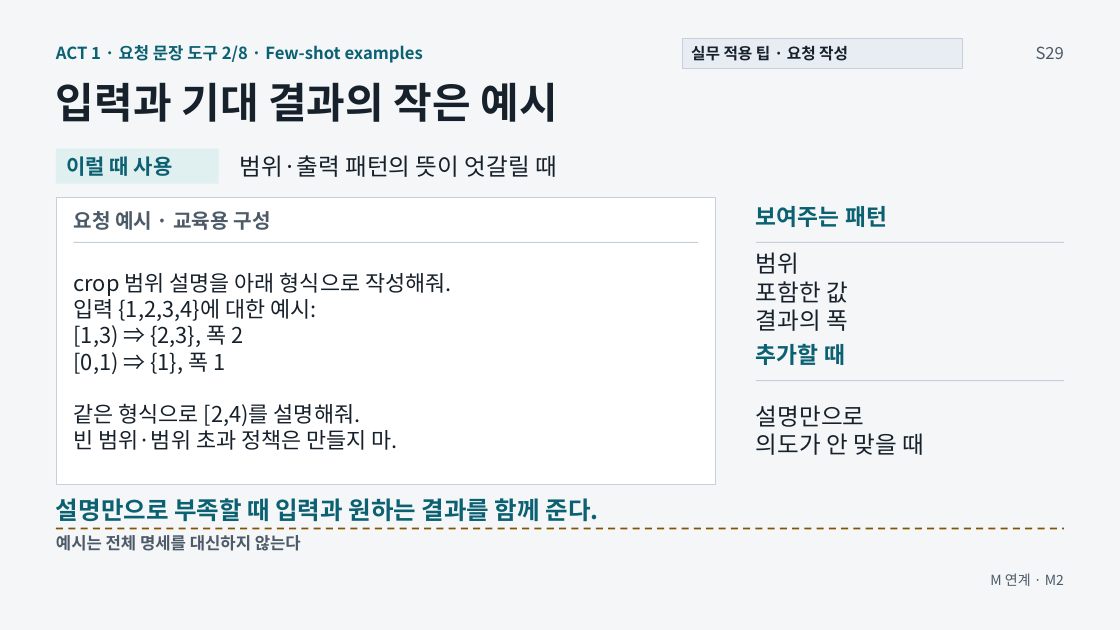
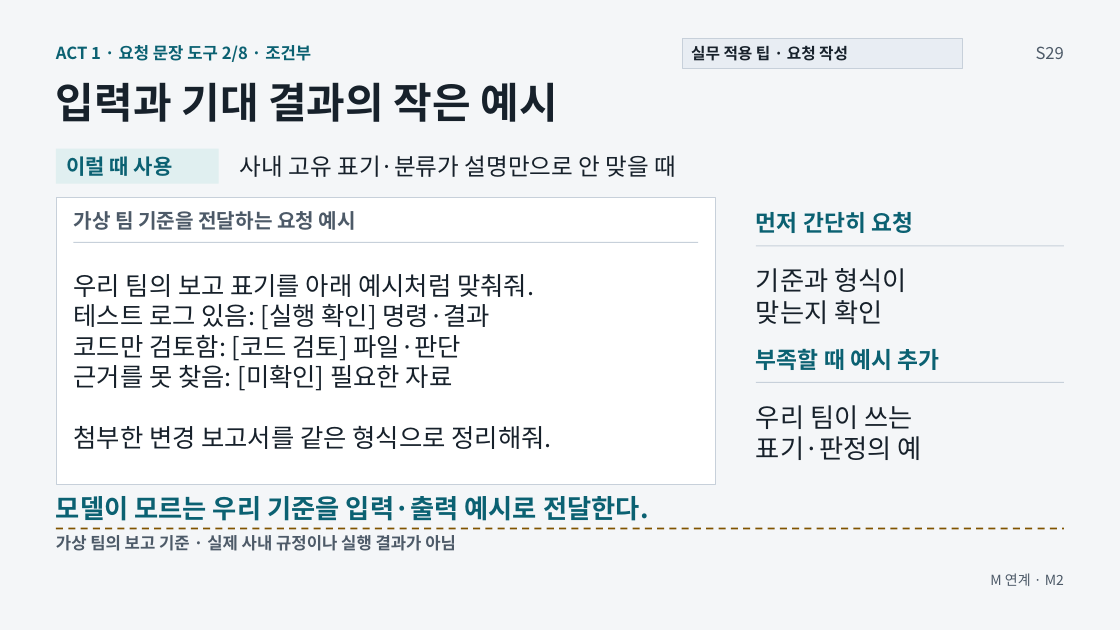
Before and after one commit to GideokKim/ai-dev-training, a slide deck: slide 15 of production/ACT_1.pptx. Drawn at 1120x630 pixels with LibreOffice and Linux fonts; fonts in the diff are those of the drawing. Boxes give left, top, right and bottom in pixels: in the first picture for what was removed or moved away, otherwise in the second. Text is boxed around its words. In the diff, an @@ line names an element or a change of style, - is before the commit and + after.

```diff
--- a/production/ACT_1.pptx
+++ b/production/ACT_1.pptx
@@ text at [56, 45, 311, 62]: text changed @@
-ACT 1 · 요청 문장 도구 2/8 · Few-shot examples
+ACT 1 · 요청 문장 도구 2/8 · 조건부
@@ text at [240, 155, 677, 177]: text changed @@
-범위·출력 패턴의 뜻이 엇갈릴 때
+사내 고유 표기·분류가 설명만으로 안 맞을 때
@@ text at [74, 211, 356, 230]: text changed @@
-요청 예시 · 교육용 구성
+가상 팀 기준을 전달하는 요청 예시
@@ text at [756, 212, 913, 233]: text changed @@
-보여주는 패턴
+먼저 간단히 요청
@@ line moved from (756, 243) - (1065, 243) to (756, 246) - (1065, 246) @@
@@ text at [756, 268, 907, 324]: text changed; size 20.2 to 22.5 pt @@
-범위
-포함한 값
-결과의 폭
+기준과 형식이
+맞는지 확인
@@ text at [74, 274, 551, 449]: text changed; size 18.8 to 21.8 pt @@
-crop 범위 설명을 아래 형식으로 작성해줘.
-입력 {1,2,3,4}에 대한 예시:
-[1,3) ⇒ {2,3}, 폭 2
-[0,1) ⇒ {1}, 폭 1
-같은 형식으로 [2,4)를 설명해줘.
-빈 범위·범위 초과 정책은 만들지 마.
+우리 팀의 보고 표기를 아래 예시처럼 맞춰줘.
+테스트 로그 있음: [실행 확인] 명령·결과
+코드만 검토함: [코드 검토] 파일·판단
+근거를 못 찾음: [미확인] 필요한 자료
+첨부한 변경 보고서를 같은 형식으로 정리해줘.
@@ text at [756, 348, 939, 370]: text changed @@
-추가할 때
+부족할 때 예시 추가
@@ text at [756, 405, 922, 460]: text changed; size 20.2 to 22.5 pt @@
-설명만으로
-의도가 안 맞을 때
+우리 팀이 쓰는
+표기·판정의 예
@@ text at [56, 496, 649, 521]: text changed; size 21 to 22.5 pt @@
-설명만으로 부족할 때 입력과 원하는 결과를 함께 준다.
+모델이 모르는 우리 기준을 입력·출력 예시로 전달한다.
@@ text at [56, 535, 456, 551]: text changed @@
-예시는 전체 명세를 대신하지 않는다
+가상 팀의 보고 기준 · 실제 사내 규정이나 실행 결과가 아님
```
Also in this commit, not shown: 7 other slides changed, 39 other files.
